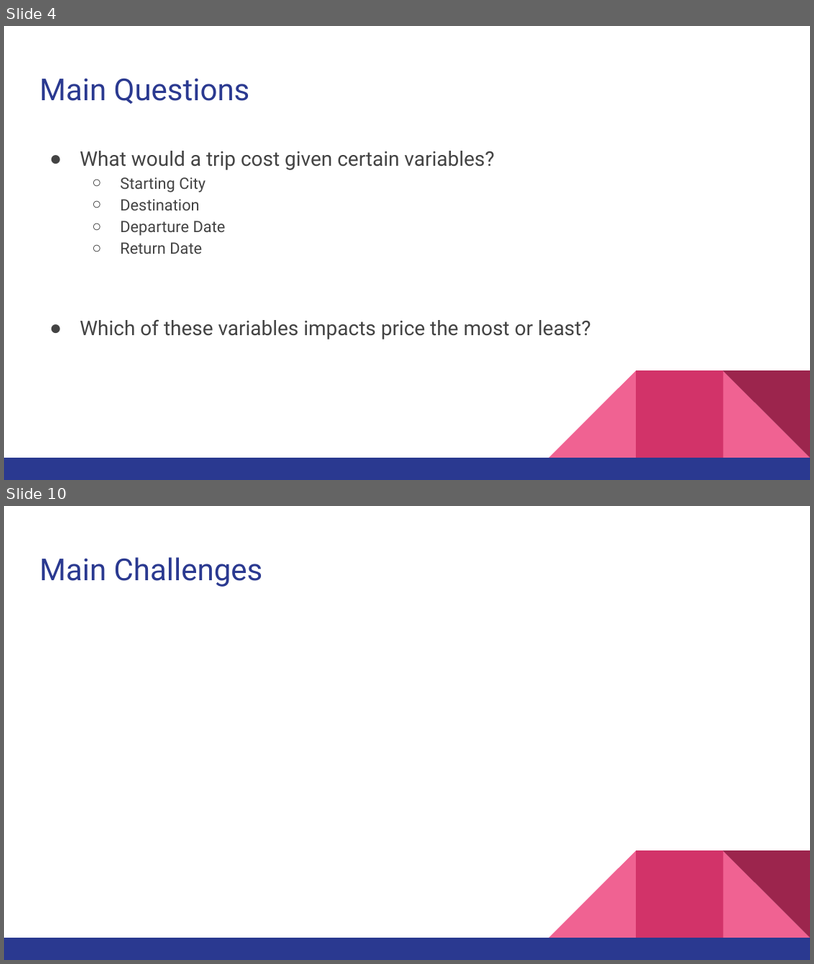
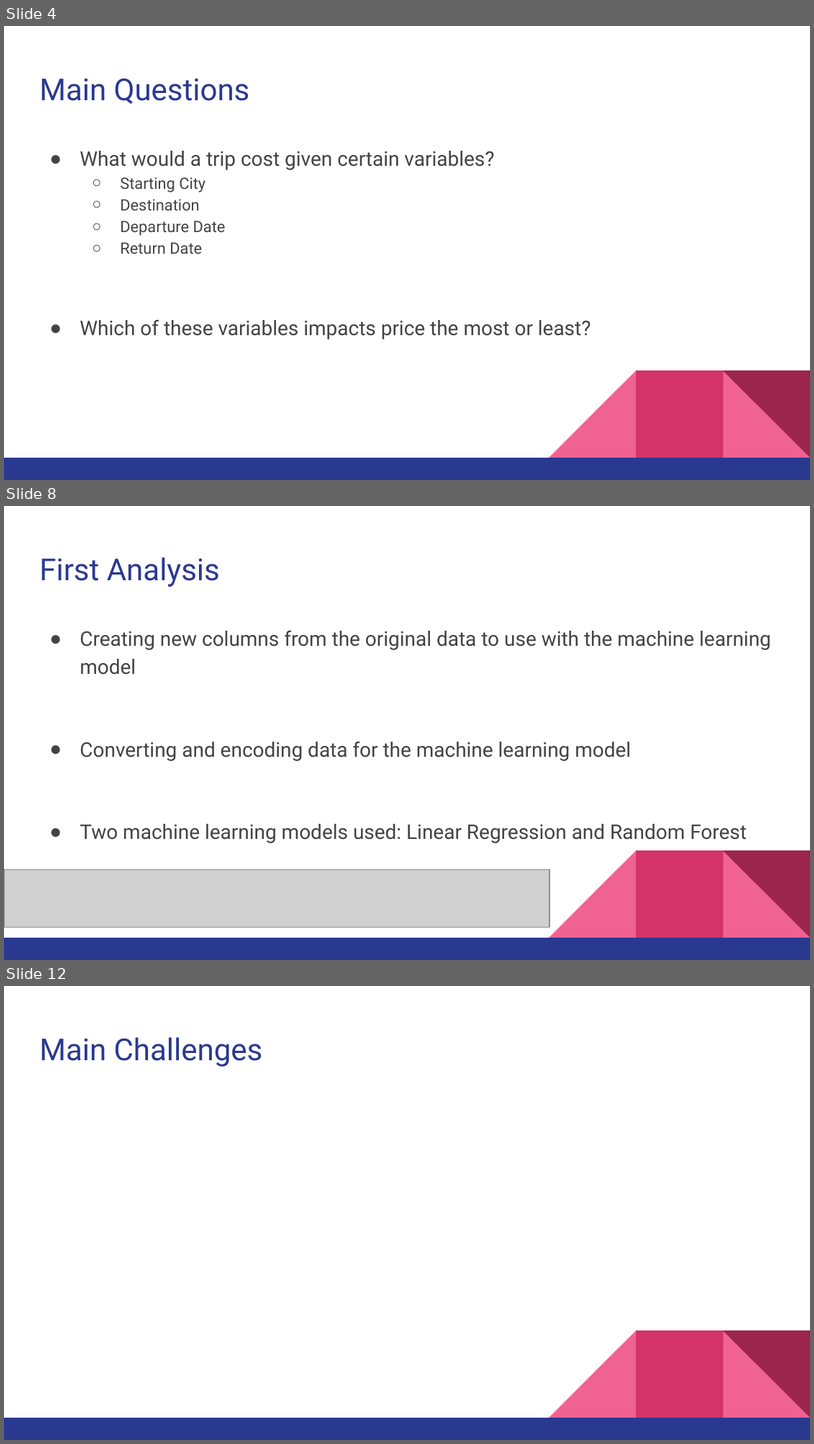
Before and after one commit to TurnerE8/Flight-Price-Predictor, a slide deck: SlideShow/Data Analytics Final Presentation.pptx. Shown one above the other, each under a label of ours: slides 4 and 10 before the commit, slides 4, 8 and 12 after it; the slides between them are not shown. The pictures are 814x964 and 814x1444 pixels, drawn with LibreOffice and Linux fonts; fonts in the diff are those of the drawing; grey boxes stand for pictures. Boxes give left, top, right and bottom in pixels: in the first picture for what was removed or moved away, otherwise in the second. Text is boxed around its words. In the diff, an @@ line names an element or a change of style, - is before the commit and + after.

```diff
--- a/SlideShow/Data Analytics Final Presentation.pptx
+++ b/SlideShow/Data Analytics Final Presentation.pptx
@@ slide 8 added at [4,506,810,960], background #FFFFFF; not listed: 5 template elements that a slide beside it also shows @@
@@ title added at [39,557,220,587], 27 pt, text #2A3990 @@
+First Analysis
@@ text added at [80,630,772,843], 18 pt, text #434343 @@
+● Creating new columns from the original data to use with the machine learning model
+● Converting and encoding data for the machine learning model
+● Two machine learning models used: Linear Regression and Random Forest
@@ picture added at [4,869,550,927] @@
@@ what was slide 10 is now slide 12 @@
```
Also in this commit, not shown: 3 slides changed, 8 other slides added, 4 slides removed.
